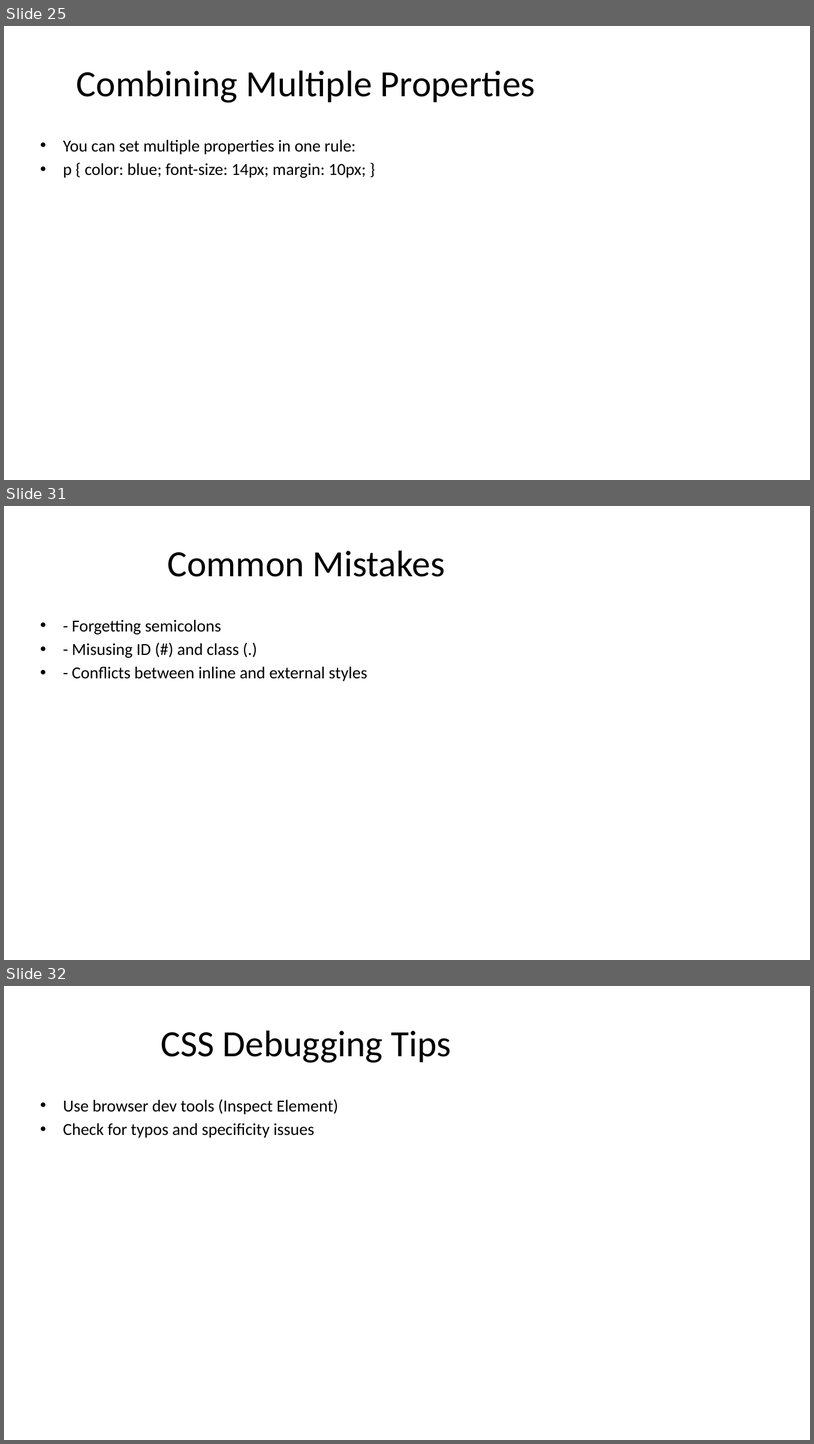
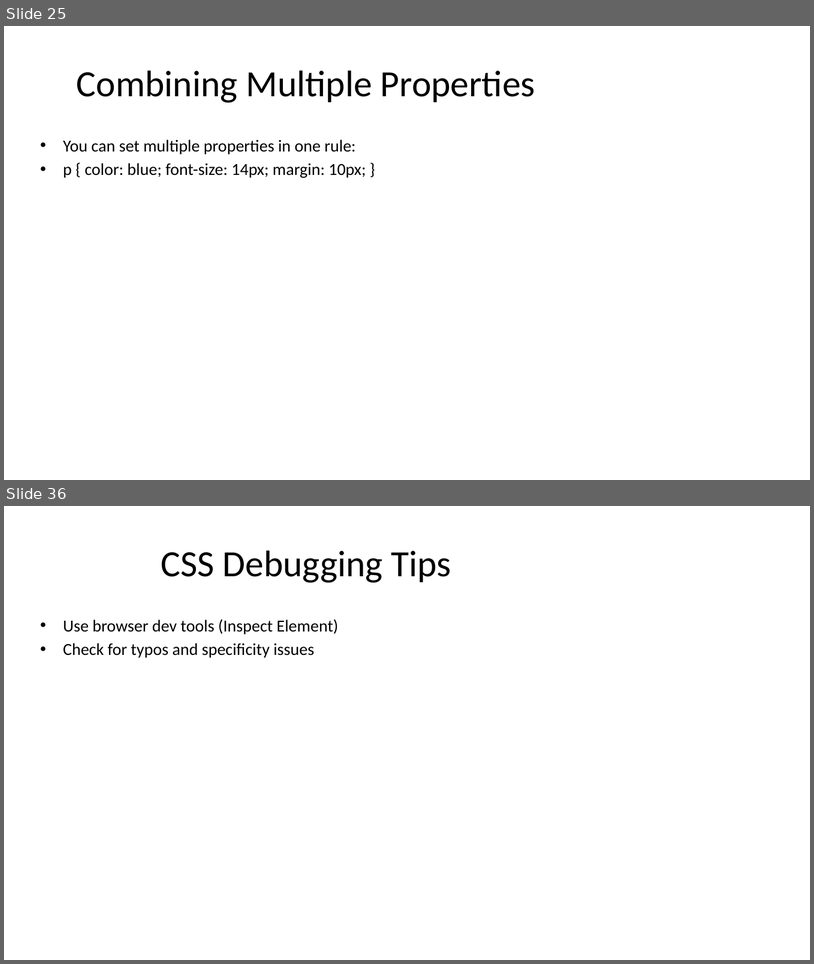
Before and after one commit to gauravog7/Intro-to-Web-Tech, a slide deck: CSS_Unit_2.pptx. Shown one above the other, each under a label of ours: slides 25, 31 and 32 before the commit, slides 25 and 36 after it; the slides between them are not shown. The pictures are 814x1444 and 814x964 pixels, drawn with LibreOffice and Linux fonts; fonts in the diff are those of the drawing. Boxes give left, top, right and bottom in pixels: in the first picture for what was removed or moved away, otherwise in the second. Text is boxed around its words. In the diff, an @@ line names an element or a change of style, - is before the commit and + after.

```diff
--- a/CSS_Unit_2.pptx
+++ b/CSS_Unit_2.pptx
@@ slide 31 removed at [4, 506, 810, 960], background #FFFFFF @@
@@ title removed at [167, 550, 445, 577] @@
-Common Mistakes
@@ text removed at [72, 619, 368, 681] @@
-• - Forgetting semicolons
-• - Misusing ID (#) and class (.)
-• - Conflicts between inline and external styles
@@ what was slide 32 is now slide 36 @@
```
Also in this commit, not shown: 3 slides changed, 7 slides added, 6 other slides removed.
